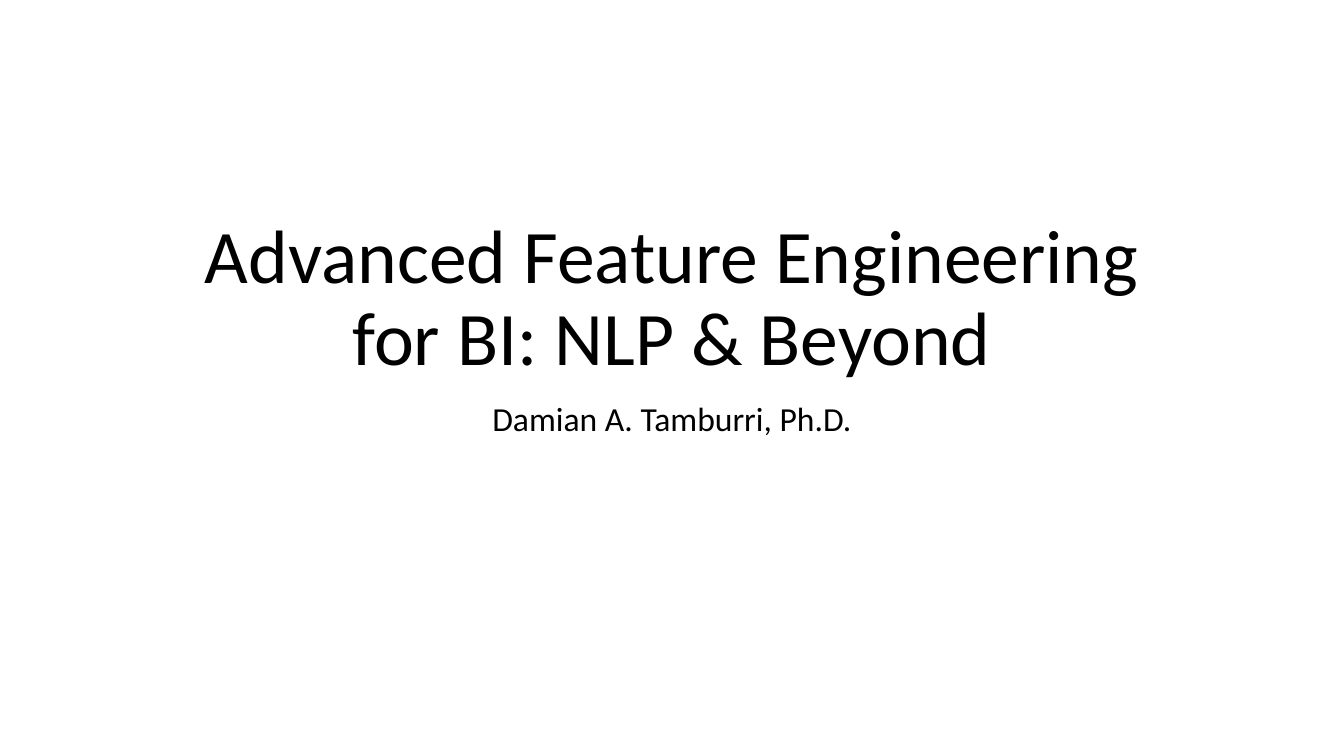
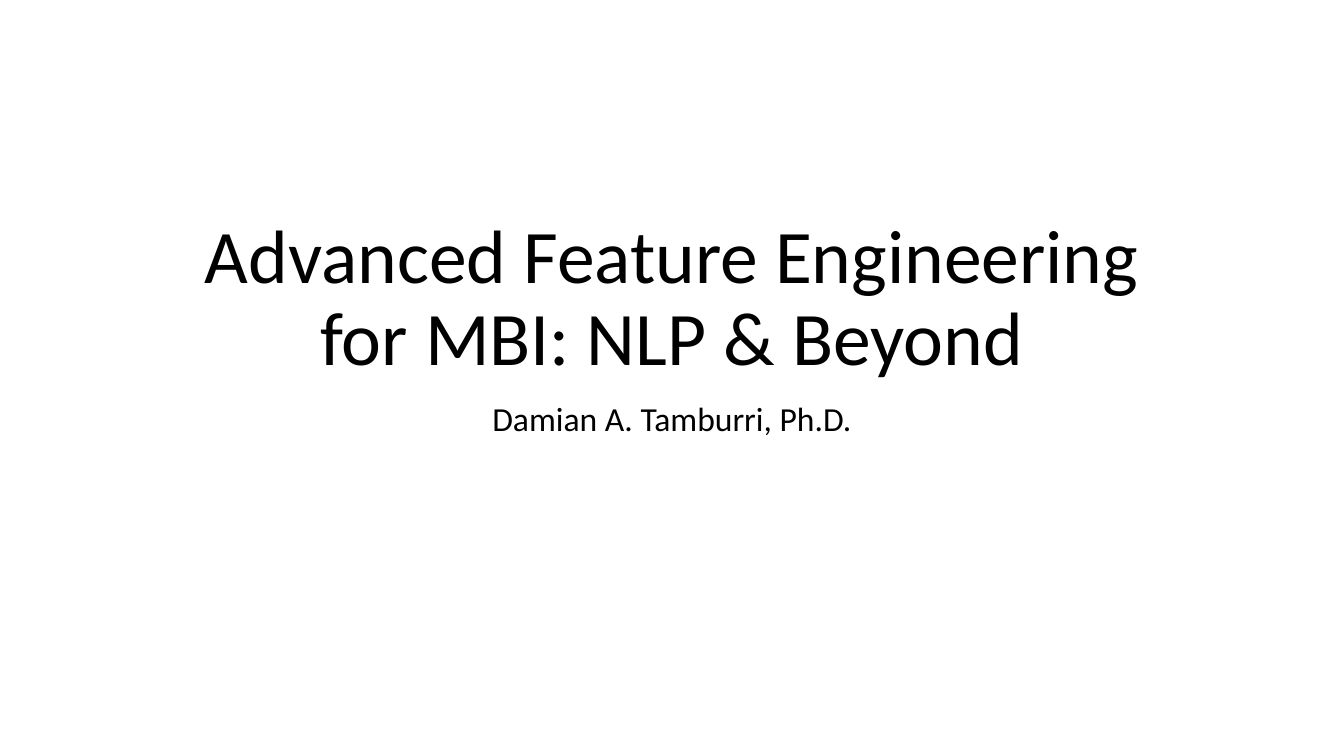
Before and after one commit to maelstromdat/MediTechBigData, a slide deck: slide 1 of 5. Adv. Feature Engineering.pptx. Drawn at 1344x756 pixels with LibreOffice and Linux fonts; fonts in the diff are those of the drawing. Boxes give left, top, right and bottom in pixels: in the first picture for what was removed or moved away, otherwise in the second. Text is boxed around its words. In the diff, an @@ line names an element or a change of style, - is before the commit and + after.

```diff
--- a/5. Adv. Feature Engineering.pptx
+++ b/5. Adv. Feature Engineering.pptx
@@ title at [205, 230, 1138, 378]: text changed @@
-Advanced Feature Engineering for BI: NLP & Beyond
+Advanced Feature Engineering for MBI: NLP & Beyond
```
